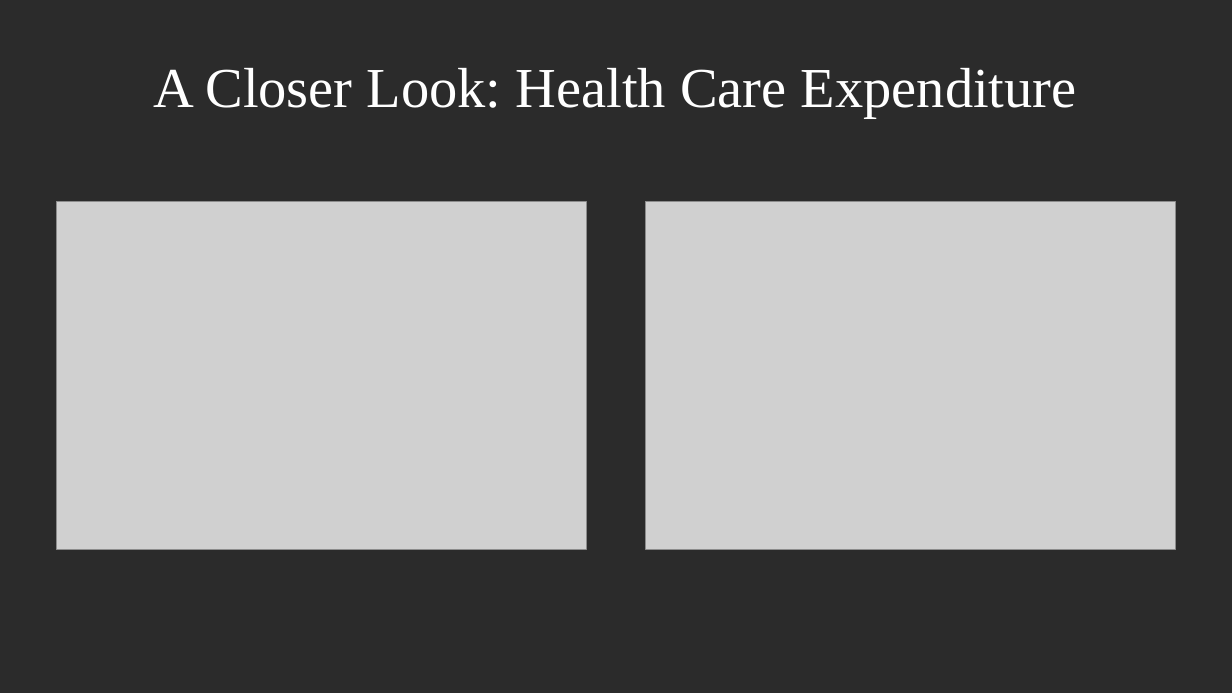
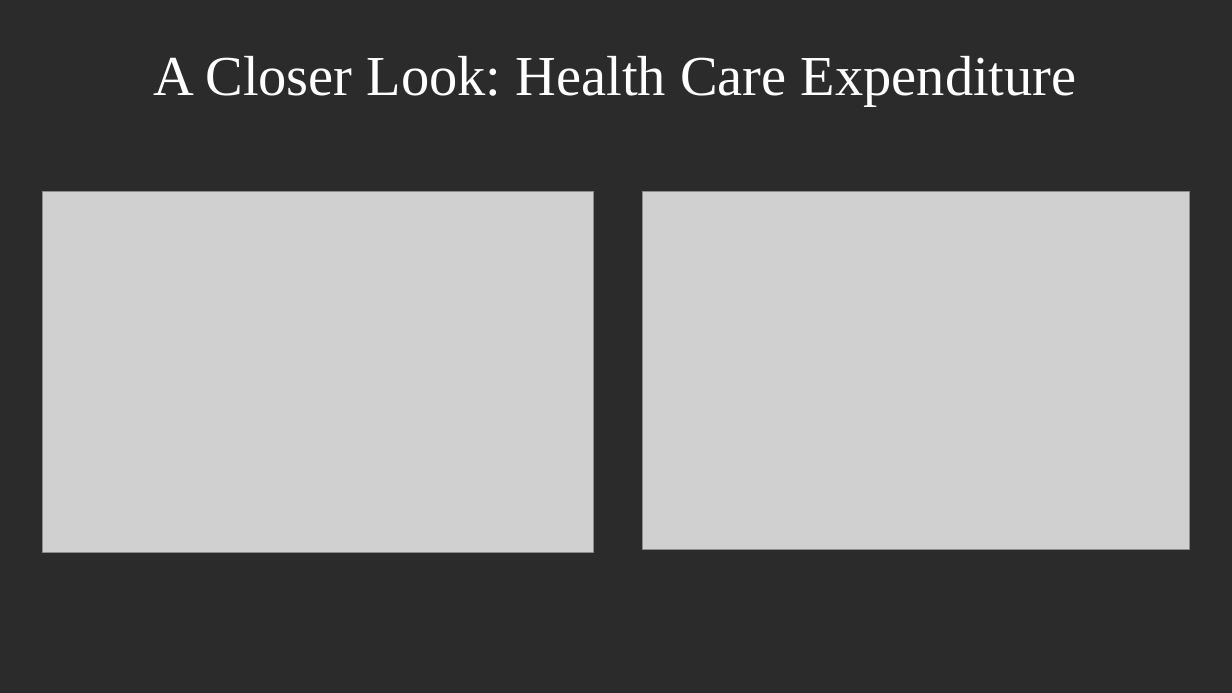
Before and after one commit to fab-bla/Air_Pollution, a slide deck: slide 5 of Presentations/First Presentation/midterm_presentation.pptx. Drawn at 1232x693 pixels with LibreOffice and Linux fonts; fonts in the diff are those of the drawing; grey boxes stand for pictures; background and template pictures are left out; a plain dark background stands for a picture behind light text. Boxes give left, top, right and bottom in pixels: in the first picture for what was removed or moved away, otherwise in the second. Text is boxed around its words. In the diff, an @@ line names an element or a change of style, - is before the commit and + after.

```diff
--- a/Presentations/First Presentation/midterm_presentation.pptx
+++ b/Presentations/First Presentation/midterm_presentation.pptx
@@ title "A Closer Look: Health Care ...": place and size @@
-title "A Closer Look: Health Care ..." at [154,68,1077,118]
+title "A Closer Look: Health Care ..." at [154,56,1077,107]
@@ picture: place and size @@
-picture at [56,202,587,550]
+picture at [43,191,593,553]
@@ picture: place and size @@
-picture at [646,202,1177,550]
+picture at [643,191,1189,550]
```
Also in this commit, not shown: 3 other slides changed.
